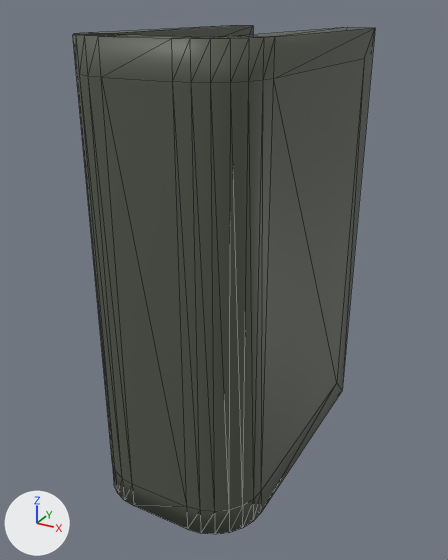
Two versions of the glTF model public/assets/book.glb, one commit apart.
Rendered twice from a 50 mm camera at (0.191, -0.301, 0.178) aimed at (-0.003, 0.051, 0.002). Arrows for +X, +Y and +Z are at lower left; the lights stay in place. Mesh edges are drawn as thin lines. Where no turn or scale is listed for an object, it has been applied to the vertices. Vertices at the same position are counted once.

Names of what the first picture shows: '책들.001'.
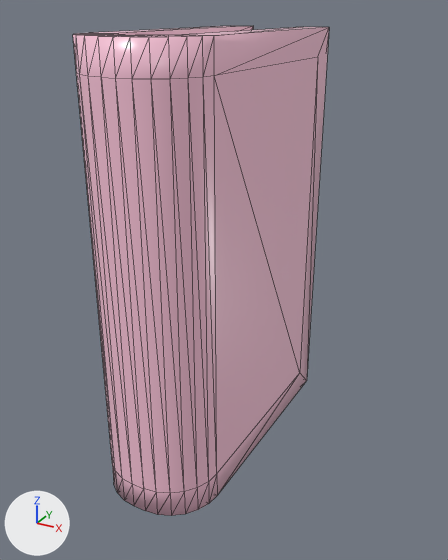
The newer file is also turned or shifted as a whole; pictures and numbers use the older file's frame.

Pixel boxes (x1, y1, x2, y2) of what changed, in the pictures (448 x 560 px; the box of a moved part takes in the faces that stretch with it):
'책들.001', reshaped (15% narrower)
    before: (73, 26, 375, 534)
    after: (73, 26, 329, 516)
part 1 of me_cube_005, moved or reshaped
    before: (98, 27, 375, 534)
    after: (98, 27, 329, 516)
part 2 of me_cube_005, recoloured (grey to pink)
    both: (73, 26, 253, 506)

The change, as a diff of the scene's bpy script:
```diff
--- a/public/assets/book.glb.py
+++ b/public/assets/book.glb.py
@@ mat_fairytale_003 @@
+mat_fairytale_003 = principled_material('fairyTale.003')
+mat_fairytale_003.base_color = (1.0, 0.578, 0.723)  # pink #ffc8dd
+mat_fairytale_003.roughness = 0.3
@@ me_cube_005 @@
 # used by ob_책들_001; location = (0.0, 0.0, 0.0)
-me_cube_005.from_pydata(...)  # 144 vertices, 284 faces; spans x -0.057..0.057, y -0.043..0.161, z -0.136..0.165
+me_cube_005.from_pydata(...)  # 144 vertices, 284 faces; spans x -0.057..0.024, y -0.043..0.161, z -0.136..0.165
+# me_cube_005 part 1: all 72 vertices in x 0.02..0.057, y -0.043..0.161, z -0.135..0.165 are moved by (-0.034, 0.0, 0.0)
+# me_cube_005 part 2: 284 faces spanning x -0.057..0.024, y -0.043..0.161, z -0.136..0.165 switch from mat_nature4_001 (dark grey #53584c) to mat_fairytale_003 (pink #ffc8dd)
```
